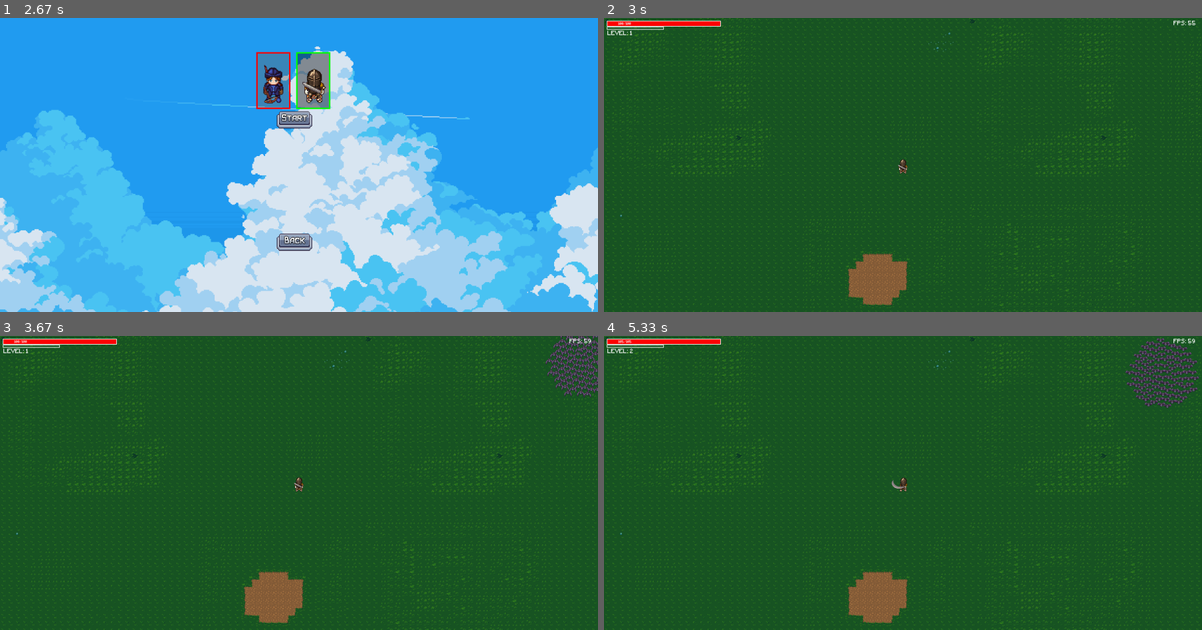
Above: before the commit, frames 1-4 (two rows, left to right).
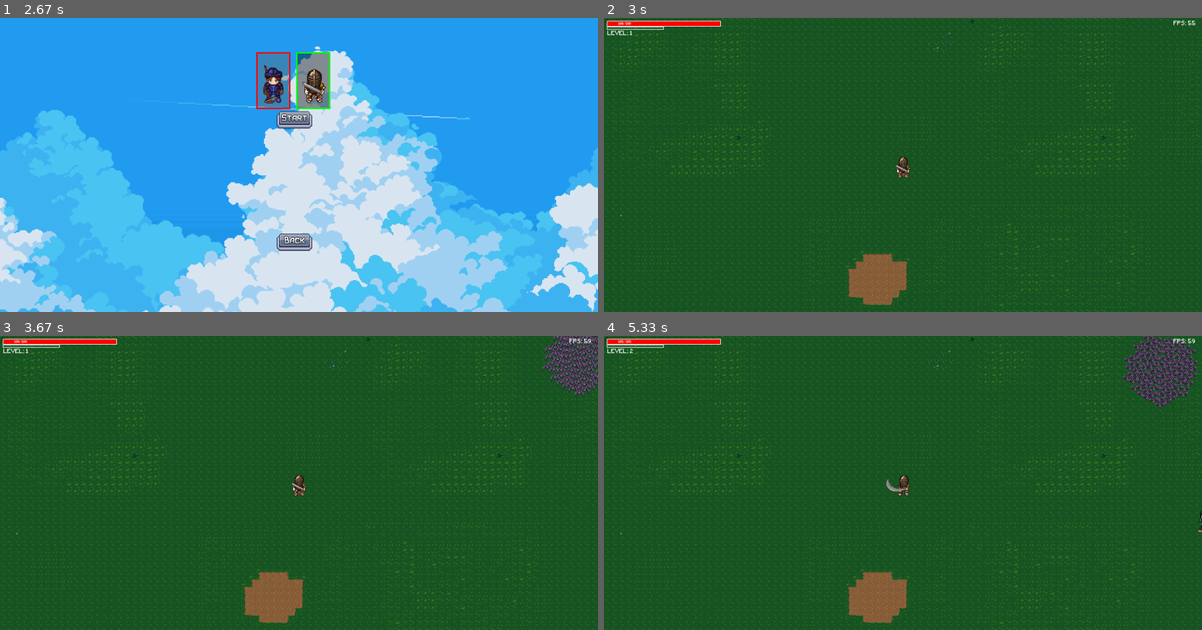
Above: after the commit, the same moments.

Repository: Axlzs/Pygame-project
Game: pygame game, started from start.py
The game is run twice, just before and just after one commit, with the same random seed, the same clock (stepped at 60 frames per second) and the same inputs.
Inputs (mouse positions are in pixels of both pictures, inside the frame that each line leads up to):
- Up to frame 1 (2.67 s): click (299, 173) at 0.38 s; click (310, 79) at 0.72 s; click (490, 156) at 1.05 s; click (358, 229) at 1.38 s; click (388, 62) at 1.72 s; click (143, 56) at 2.05 s; click (83, 156) at 2.38 s
- Up to frame 2 (3 s): click (885, 115) at 2.72 s
- Up to frame 3 (3.67 s): tap 2 at 3 s
- Up to frame 4 (5.33 s): hold Up 3.83-4.13 s; move the mouse to (1058, 456) at 3.87 s; click (879, 547) at 4.72 s; tap Space at 5 s

Frame 1 is identical in both runs. In frame 2, 0.1% of the frame differs, in the area x 48-52%, y 46-55%; in frame 3, 1.2%; in frame 4, 1.9%, in the area x 47-100%, y 0-67%.

Commit message:
BIGGER!!!

Diff:
--- a/playerFile.py
+++ b/playerFile.py
@@ -11,6 +11,7 @@
         game_manager.load_settings()
         self.type = player_type
         self.scale = Static_variables.PLAYER_SCALE
+        self.player_scale = Static_variables.PLAYER_DATA[player_type]['scale']
         self.sprite_size = Static_variables.PLAYER_DATA[player_type]['sprite']
         self.player_animation_data = Static_variables.PLAYER_ANIMATION_DATA[player_type]
         self.projectile_group = projectile_group
@@ -84,15 +85,15 @@
 
         sprite_width, sprite_height = sprite_sheet.get_size()
         # int is used to negate the appearance of floats
-        scaled_size = (int(sprite_width//2*scale), int(sprite_height//2*scale))
+        scaled_size = (int(sprite_width//2*scale*self.player_scale), int(sprite_height//2*scale*self.player_scale))
         print(scaled_size)
         sprite_sheet = pygame.transform.scale(sprite_sheet, scaled_size)
         return sprite_sheet
 
     def create_action_list(self, sprite_sheet, scale):
         action_list = {}
-        frame_width = self.sprite_size//2 * scale
-        frame_height = self.sprite_size//2 * scale
+        frame_width = self.sprite_size//2 * scale * self.player_scale
+        frame_height = self.sprite_size//2 * scale * self.player_scale
 
         for action, data in self.player_animation_data.items():
             row = data['row']
--- a/static_variables.py
+++ b/static_variables.py
@@ -44,16 +44,16 @@
     MAX_HORDE_SPAWN = 50 # Max enemies that a horde can have
     MIN_HORDE_SPAWN = 100
     LESSER_ENEMIES = {
-        1: {'image':'images/enemies/bat_temp.png','sprite':32,'hitbox_width':10,'hitbox_height':10,'scale':1,'class':1,'health':5,'damage':1,'speed':2.5}
+        1: {'image':'images/enemies/bat_temp.png','sprite':32,'hitbox_width':10,'hitbox_height':10,'scale':1.3,'class':1,'health':5,'damage':1,'speed':2.5}
     }
     LESSER_ENEMIES_ANIMATION = {
         1: {'move' :    {'row':0,'frames':3,'cooldown':LESSER_ENEMY_COOLDOWNS},
             'death' :   {'row':1,'frames':1,'cooldown':300}}
     }
     ENEMY_DATA = {
-        1: {'image':'images/enemies/skeleton_archer.png','sprite':192,'hitbox_width':14,'scale':1,'hitbox_height':20,'class':1,'health':20,'damage':10,'speed':2,'shoot dist':300},
-        2: {'image':'images/enemies/lizard_knight.png','sprite':192,'hitbox_width':20,'scale':1.5,'hitbox_height':35,'class':2,'health':50,'damage':25,'speed':1.5,'attack dist':30,'range':15},
-        3: {'image':'images/enemies/thief.png','sprite':192,'hitbox_width':14,'scale':1,'hitbox_height':20,'class':2,'health':20,'damage':15,'speed':2.5,'attack dist':20,'range':10}
+        1: {'image':'images/enemies/skeleton_archer.png','sprite':192,'hitbox_width':20,'scale':1.5,'hitbox_height':35,'class':1,'health':20,'damage':10,'speed':2,'shoot dist':300},
+        2: {'image':'images/enemies/lizard_knight.png','sprite':192,'hitbox_width':25,'scale':2,'hitbox_height':50,'class':2,'health':50,'damage':25,'speed':1.5,'attack dist':30,'range':15},
+        3: {'image':'images/enemies/thief.png','sprite':192,'hitbox_width':20,'scale':1.5,'hitbox_height':35,'class':2,'health':20,'damage':15,'speed':2.5,'attack dist':20,'range':10}
     }
     ENEMY_ANIMATION_DATA = {
         1:{
@@ -115,9 +115,9 @@
     MELEE_COOLDOWN = COOLDOWNS['shoot animation'] *5 #500
 
     PLAYER_DATA = {
-        1: {'image':'images/players/player_ranged.png','sprite':192,'hitbox_width':14,'hitbox_height':20,'class':1,'health':50,'damage':8},
-
-        2: {'image':'images/players/player_knight.png','sprite':192,'hitbox_width':14,'hitbox_height':20,'class':2,'health':100,'damage':20,'range':18,'heal_factor':5},
+        1: {'image':'images/players/player_ranged.png','sprite':192,'hitbox_width':20,'hitbox_height':35,'scale':1.5,'class':1,'health':50,'damage':8},
+
+        2: {'image':'images/players/player_knight.png','sprite':192,'hitbox_width':20,'hitbox_height':35,'scale':1.5,'class':2,'health':100,'damage':20,'range':30,'heal_factor':5},
         3: ''
     }
     PLAYER_ANIMATION_DATA = {
